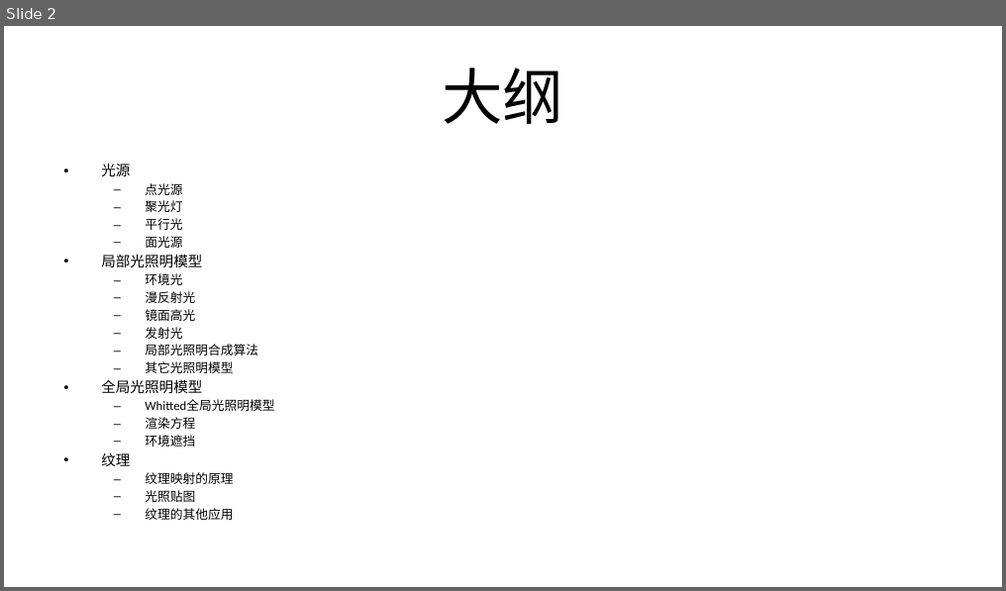
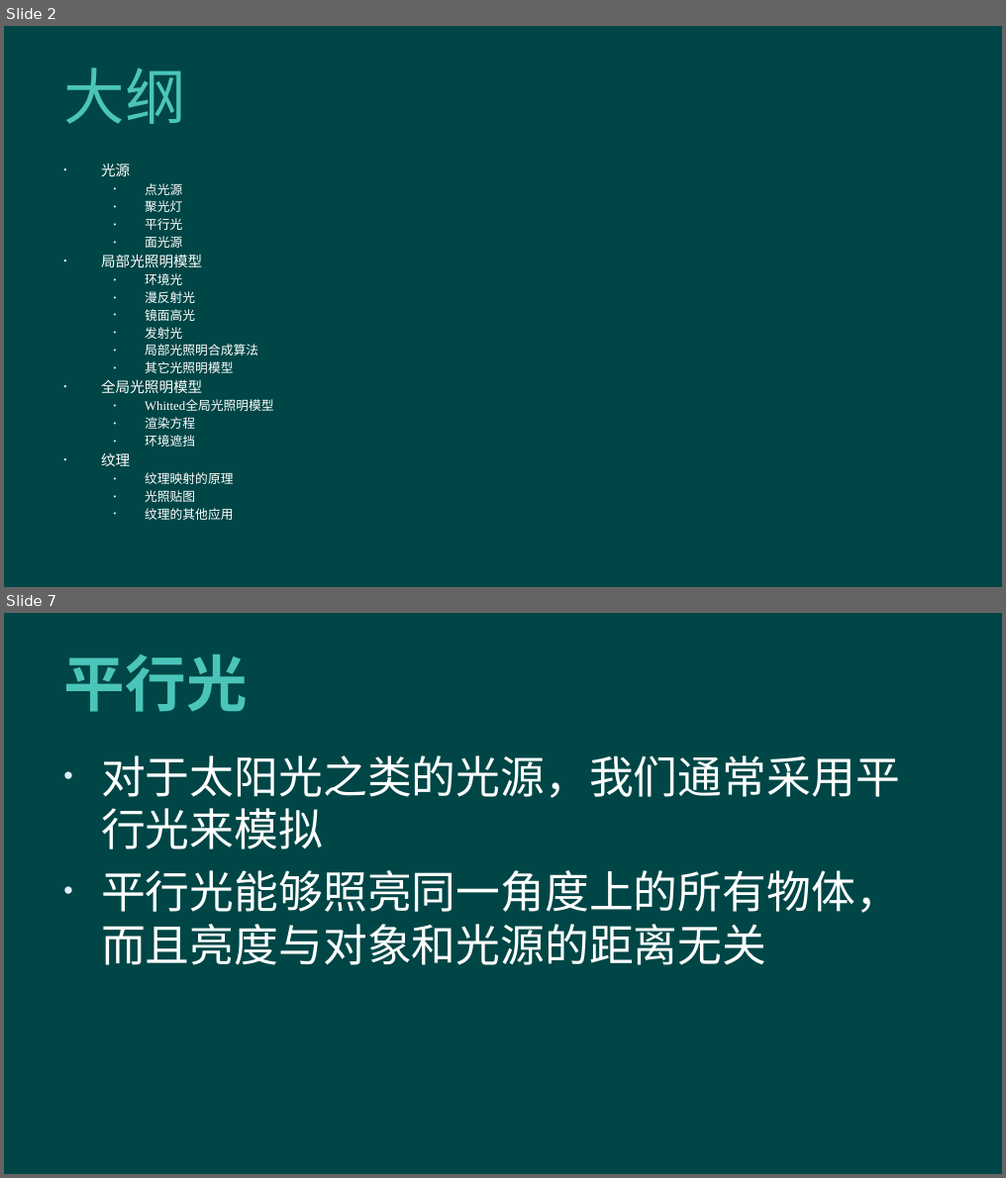
Before and after one commit to hanhonglei/Course_GameEngine, a slide deck: Slides/Principle/4 光照/4 光照.pptx. Shown one above the other, each under a label of ours: slide 2 before the commit, slides 2 and 7 after it; the slides between them are not shown. The pictures are 1006x591 and 1006x1178 pixels, drawn with LibreOffice and Linux fonts; fonts in the diff are those of the drawing; background and template pictures are left out. Boxes give left, top, right and bottom in pixels: in the first picture for what was removed or moved away, otherwise in the second. Text is boxed around its words. In the diff, an @@ line names an element or a change of style, - is before the commit and + after.

```diff
--- a/Slides/Principle/4 光照/4 光照.pptx
+++ b/Slides/Principle/4 光照/4 光照.pptx
@@ slide 7 added at bbox=[4, 613, 1002, 1174], background #004646 @@
@@ title added at bbox=[63, 654, 248, 712], 44 pt, text #4BC5B9, bold @@
+平行光
@@ text added at bbox=[101, 756, 900, 965], 32 pt, text #FFFFFF @@
+• 对于太阳光之类的光源，我们通常采用平行光来模拟
+• 平行光能够照亮同一角度上的所有物体，而且亮度与对象和光源的距离无关
@@ slide 2 changed as well @@
@@ background #FFFFFF to #004646 @@
@@ title "大纲" at bbox=[63, 68, 186, 124]: font Calibri to Arial, text colour #000000 to #4BC5B9, letter spacing 0 to 0.5 pt; alignment centre to left @@
@@ text "光源" at bbox=[101, 163, 273, 520]: font Calibri to Times New Roman, text colour #000000 to #FFFFFF; bullet – to • @@
```
Also in this commit, not shown: 1 other slide changed, 32 other slides added, 1 other file.
